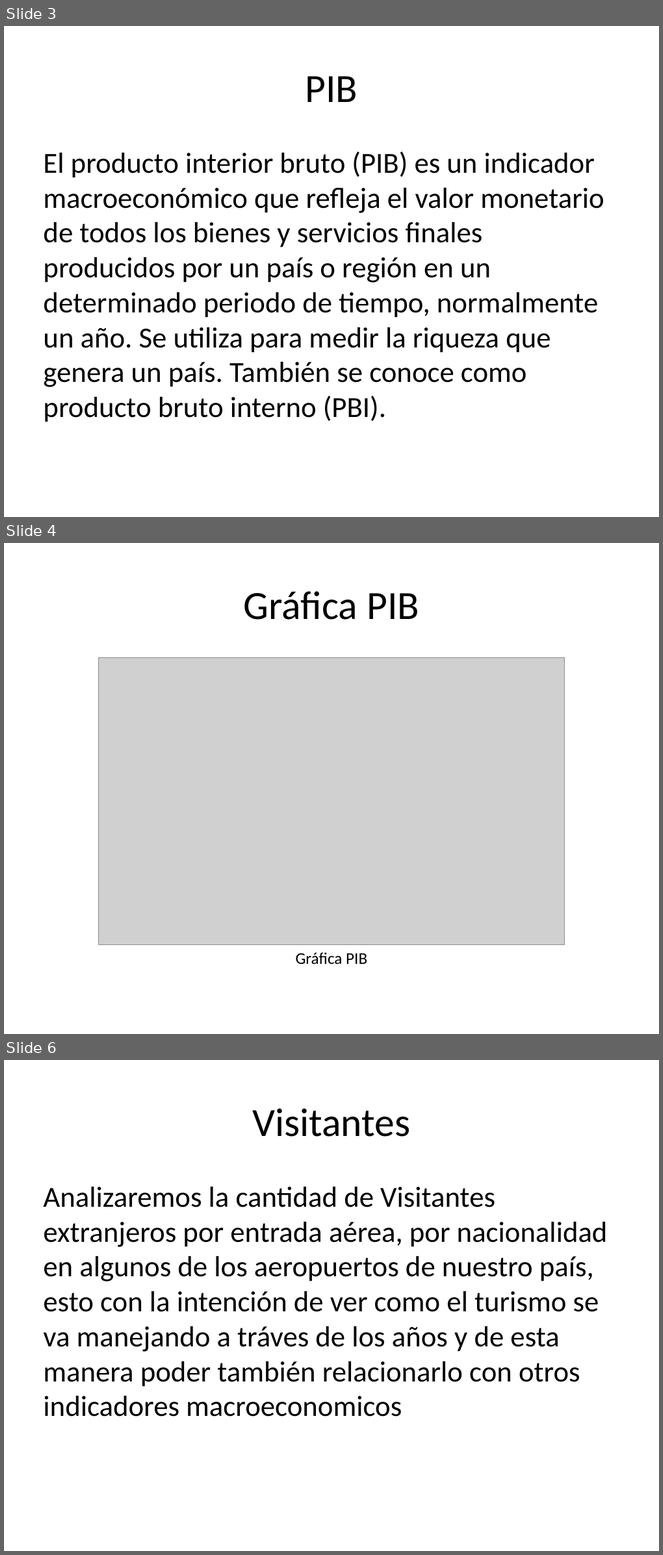
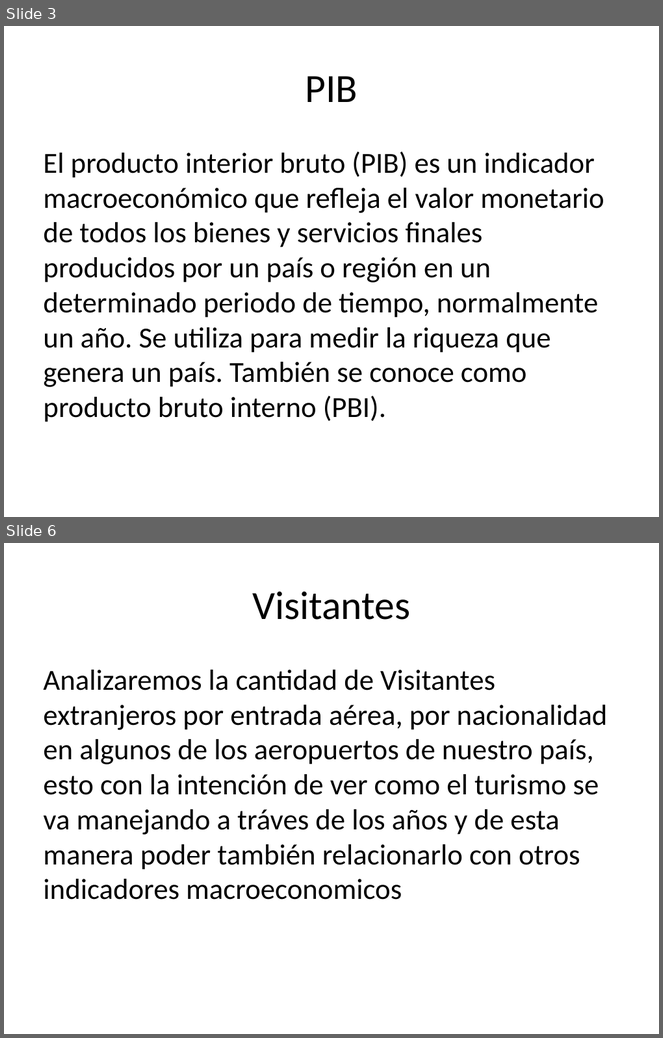
Before and after one commit to ITESO-PAP4J09-Ciencia-de-datos/COVID19, a slide deck: INDICADORES_MACROECONOMICOS/José/Presentación.pptx. Shown one above the other, each under a label of ours: slides 3, 4 and 6 before the commit, slides 3 and 6 after it; the slides between them are not shown. The pictures are 663x1555 and 663x1038 pixels, drawn with LibreOffice and Linux fonts; fonts in the diff are those of the drawing; grey boxes stand for pictures. Boxes give left, top, right and bottom in pixels: in the first picture for what was removed or moved away, otherwise in the second. Text is boxed around its words. In the diff, an @@ line names an element or a change of style, - is before the commit and + after.

```diff
--- a/INDICADORES_MACROECONOMICOS/José/Presentación.pptx
+++ b/INDICADORES_MACROECONOMICOS/José/Presentación.pptx
@@ slide 4 removed at box(4, 543, 659, 1034), background #FFFFFF @@
@@ title removed at box(244, 591, 419, 620) @@
-Gráfica PIB
@@ picture removed at box(98, 657, 564, 945) @@
@@ text removed at box(296, 953, 367, 964) @@
-Gráfica PIB
```
Also in this commit, not shown: 1 slide changed, 1 slide added, 2 other slides removed, 8 other files.
